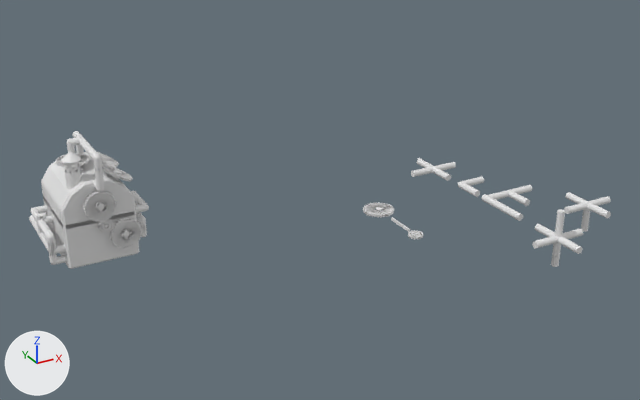
An edit to the Blender file treasure_cheast_sonny_donaldson_01.blend, drawn before and after from the same camera.
Rendered twice from a camera (50 mm lens) standing at (-19.7, -30.3, 13.0) and looking at (-6.1, -5.5, 0.6). Every picture has the same lights, and +X, +Y and +Z are marked at lower left. The older version comes first.

The scene before the commit, as lines of its bpy script (objects in view):
```python
ob_cube_001 = bpy.data.objects.new('Cube.001', me_cube_001)
ob_cube_001.location = (-3.98, -7.48, 0.0)
ob_cube_001.scale = (0.025, 0.55, 0.05)
ob_cube_002 = bpy.data.objects.new('Cube.002', me_cube_005)
ob_cube_002.location = (-12.24, -2.47, 1.75)
ob_cube_002.rotation_euler = (0.0, 0.524, 0.0)  # degrees (0, 30, 0)
ob_cube_002.scale = (0.025, 0.55, 0.025)
ob_cube_003 = bpy.data.objects.new('Cube.003', me_cube_027)
ob_cube_003.location = (-13.43, -1.36, 2.05)
ob_cube_003.scale = (0.0125, 0.55, 0.025)
ob_cube_004 = bpy.data.objects.new('Cube.004', me_cube_002)
ob_cube_004.location = (-3.98, -6.06, 0.0)
ob_cube_004.scale = (0.025, 0.55, 0.025)
ob_cube_005 = bpy.data.objects.new('Cube.005', me_cube_006)
ob_cube_005.location = (-12.24, -0.94, 1.75)
ob_cube_005.rotation_euler = (0.0, 0.524, 0.0)  # degrees (0, 30, 0)
ob_cube_005.scale = (0.025, 0.55, 0.025)
ob_cylinder_010 = bpy.data.objects.new('Cylinder.010', me_cylinder_014)
ob_cylinder_010.location = (-13.08, -2.99, 0.94)
ob_cylinder_010.rotation_euler = (1.571, 0.0, 0.0)  # degrees (90, 0, 0)
ob_cylinder_010.scale = (0.1, 0.1, 0.15)
ob_cylinder_014 = bpy.data.objects.new('Cylinder.014', me_cylinder_012)
ob_cylinder_014.location = (-3.98, -8.38, 0.0)
ob_cylinder_014.scale = (0.2, 0.2, 0.05)
ob_lid_001 = bpy.data.objects.new('lid.001', me_cube_003)
ob_lid_001.location = (-13.06, -1.4, -0.03)
ob_lid_002 = bpy.data.objects.new('lid.002', me_cube_004)
ob_lid_002.location = (-13.06, -1.4, -0.06)
# also in view: 'Cylinder.001' at (-12.3, -3.0, -0.3); 'Cylinder.019' at (2.8, -9.3, -0.4); 'Cylinder.021' at (0.0, -10.9, 0.0)
```
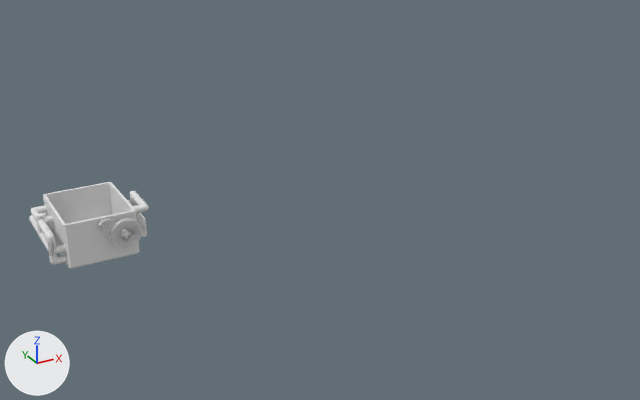
Changed parts and their boxes [x1, y1, x2, y2] in the pictures (640 x 400 px):
'lid.002', hidden: before [41, 151, 136, 229]
'Cylinder.021', hidden: before [532, 209, 583, 267]
'Cylinder.010', hidden: before [83, 190, 117, 222]
'Cylinder.019', hidden: before [564, 192, 611, 232]
'Cylinder.020', hidden: before [411, 158, 456, 181]
'Cylinder.024', hidden: before [488, 185, 532, 206]
'Cube.004', hidden: before [363, 202, 394, 218]
'Cylinder.016', hidden: before [481, 194, 523, 221]
'Cylinder.018', hidden: before [458, 177, 484, 197]
'Cube.002', hidden: before [102, 164, 133, 181]
'Cylinder.044', hidden: before [94, 168, 104, 192]
'Cylinder.042', hidden: before [72, 131, 96, 155]
'Cube.003', hidden: before [56, 154, 89, 168]
'Cylinder.045', hidden: before [90, 150, 102, 171]
'Cylinder.043', hidden: before [67, 137, 82, 154]
'Cylinder.014', hidden: before [408, 230, 423, 239]
'Cube.005', hidden: before [97, 152, 119, 167]
'Cylinder.041', hidden: before [75, 136, 84, 155]
'Cube.001', hidden: before [391, 217, 410, 232]

What changed in the scene script:
```text
Change ob_lid_002:
    add ob_lid_002.hide_set(True)
Change ob_cube_003:
    add ob_cube_003.hide_set(True)
Change ob_cube_001:
    add ob_cube_001.hide_set(True)
Change ob_cube_004:
    add ob_cube_004.hide_set(True)
Change ob_cube_002:
    add ob_cube_002.hide_set(True)
Change ob_cube_005:
    add ob_cube_005.hide_set(True)
Change ob_cylinder_014:
    add ob_cylinder_014.hide_set(True)
Change ob_cylinder_010:
    add ob_cylinder_010.hide_set(True)
Change ob_cylinder_016:
    add ob_cylinder_016.hide_set(True)
Change ob_cylinder_018:
    add ob_cylinder_018.hide_set(True)
Change ob_cylinder_019:
    add ob_cylinder_019.hide_set(True)
Change ob_cylinder_021:
    ob_cylinder_021.location: (0.0, -10.88, 0.0) -> (-0.01, -10.94, 0.0)
    add ob_cylinder_021.hide_set(True)
Change ob_cylinder_020:
    add ob_cylinder_020.hide_set(True)
Change ob_cylinder_024:
    add ob_cylinder_024.hide_set(True)
Change ob_cylinder_041:
    add ob_cylinder_041.hide_set(True)
Change ob_cylinder_043:
    add ob_cylinder_043.hide_set(True)
Change ob_cylinder_042:
    add ob_cylinder_042.hide_set(True)
Change ob_cylinder_044:
    add ob_cylinder_044.hide_set(True)
Change ob_cylinder_045:
    add ob_cylinder_045.hide_set(True)
```
